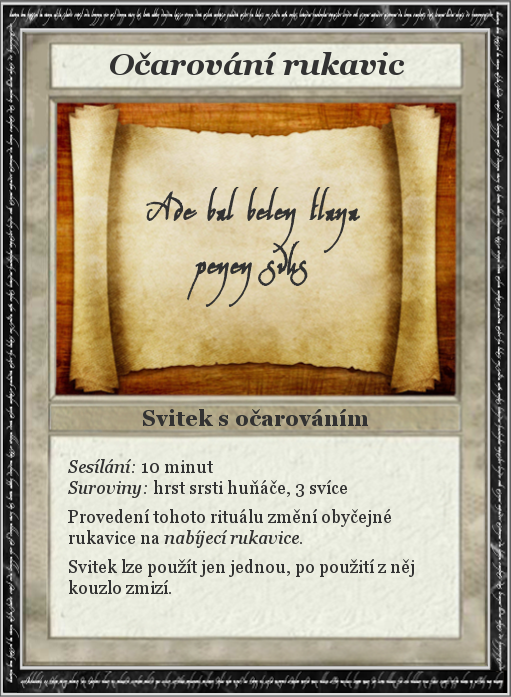
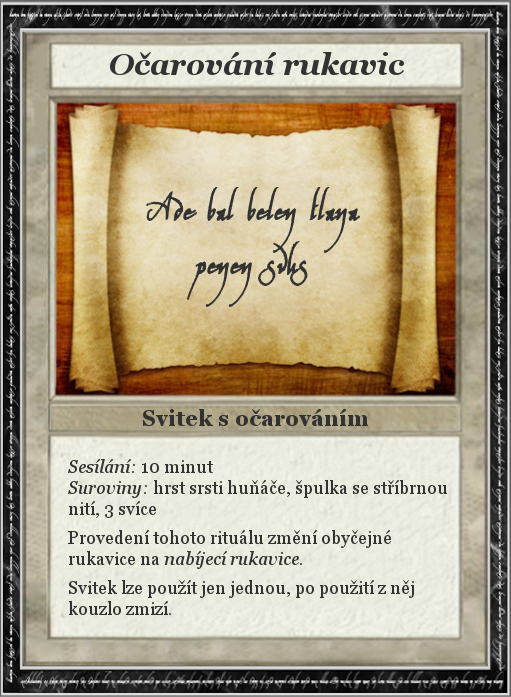
Revision of a layered 511×697 image; what changed, layer by layer:
painted on "Sesílání: 10 minut ..." over (68, 480, 447, 615)
